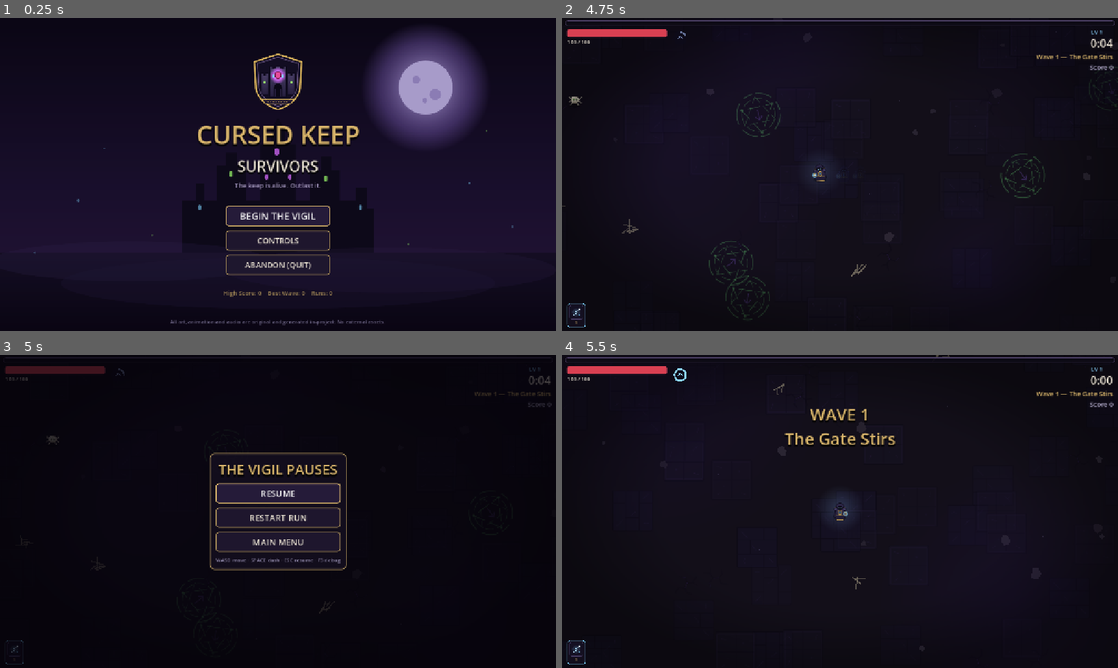
Above: before the commit, frames 1-4 (two rows, left to right).
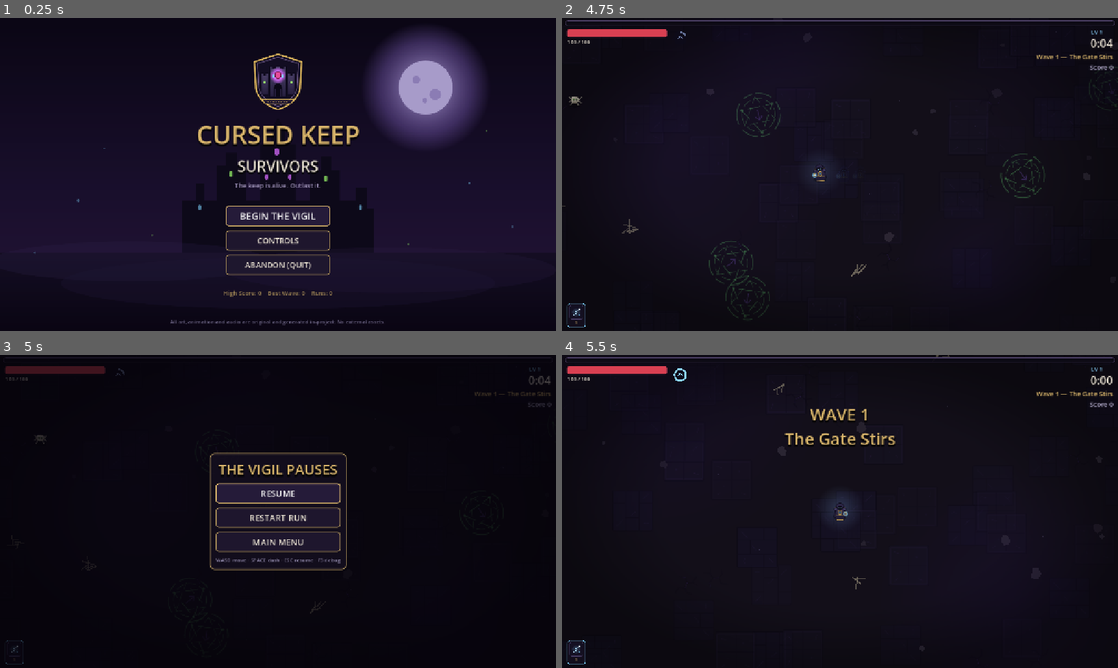
Above: after the commit, the same moments.

Repository: jfhutchi/cursed-keep-survivorst
Game: Godot game, scene res://scenes/Main.tscn
The game is run twice, just before and just after one commit, with the same random seed, the same clock (stepped at 60 frames per second) and the same inputs.
Inputs (mouse positions are in pixels of both pictures, inside the frame that each line leads up to):
- Up to frame 1 (0.25 s): no input
- Up to frame 2 (4.75 s): click "BEGIN THE VIGIL" at 0.5 s; tap Enter (ui_accept) at 1.25, 1.52, 4.25, 4.52 s; move the mouse to (962, 158) at 1.27 s; hold D (move_right) 1.28-2 s; tap Space (dash) at 1.35, 2.85, 4.35 s; click (962, 158) at 1.42 s; drag from (728, 190) to (812, 237) at 2.02 s; move the mouse to (895, 105) at 2.77 s; hold D (move_right) 2.78-3.5 s; drag from (812, 237) to (673, 127) at 3.52 s; move the mouse to (1006, 221) at 4.27 s; hold A (move_left) from 4.28 s (still down)
- Up to frame 3 (5 s): keep holding A (move_left); tap Escape (pause) at 4.9 s
- Up to frame 4 (5.5 s): release A (move_left) at 5 s; click "RESTART RUN" at 5 s

Frames 1-2 are identical in both runs. In frame 3, less than 0.1% of the frame differs, in the area x 6-60%, y 6-83%; in frame 4, nothing differs.

Commit message:
pause when upgrade menu

Diff:
--- a/scripts/game/game_world.gd
+++ b/scripts/game/game_world.gd
@@ -52,6 +52,12 @@
 
 
 func _ready() -> void:
+	# Main runs with PROCESS_MODE_ALWAYS so menus work while paused — but
+	# children inherit that, so the world must opt back in to pausing or
+	# get_tree().paused would never freeze gameplay (enemies kept attacking
+	# behind the level-up and pause screens).
+	process_mode = Node.PROCESS_MODE_PAUSABLE
+
 	var arena := Arena.new()
 	arena.z_index = -20
 	add_child(arena)
